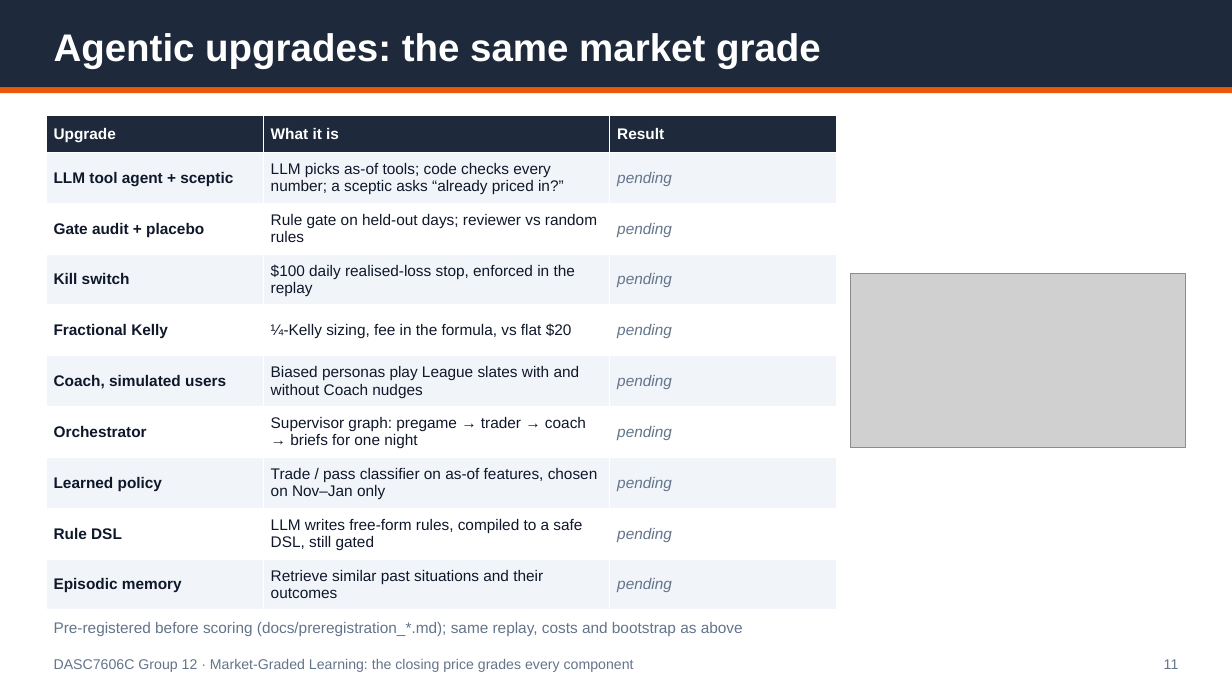
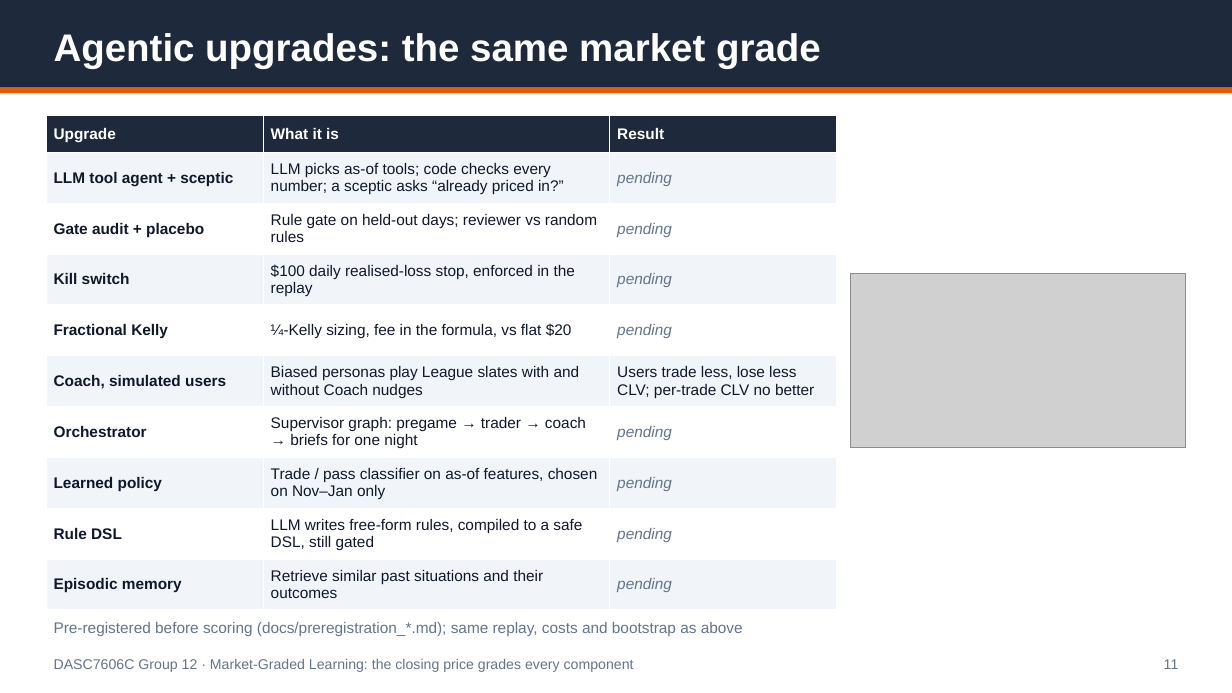
Before and after one commit to Michaelyzr/nba-agent, a slide deck: slide 11 of presentation/nba_agent_deck.pptx. Drawn at 1232x693 pixels with LibreOffice and Linux fonts; fonts in the diff are those of the drawing; grey boxes stand for pictures. Boxes give left, top, right and bottom in pixels: in the first picture for what was removed or moved away, otherwise in the second. Text is boxed around its words. In the diff, an @@ line names an element or a change of style, - is before the commit and + after.

```diff
--- a/presentation/nba_agent_deck.pptx
+++ b/presentation/nba_agent_deck.pptx
@@ table at [46, 116, 836, 610] @@
-row 6, column 3: pending
+row 6, column 3: Users trade less, lose less CLV; per-trade CLV no better
```
Also in this commit, not shown: 1 other file.
